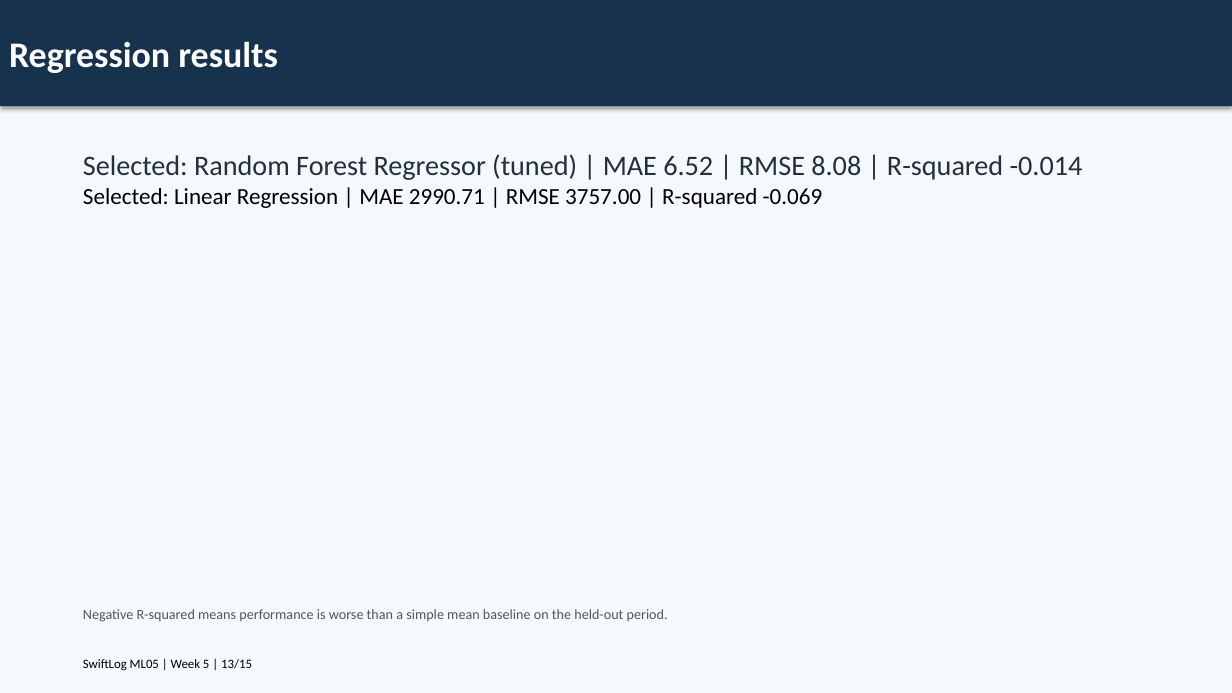
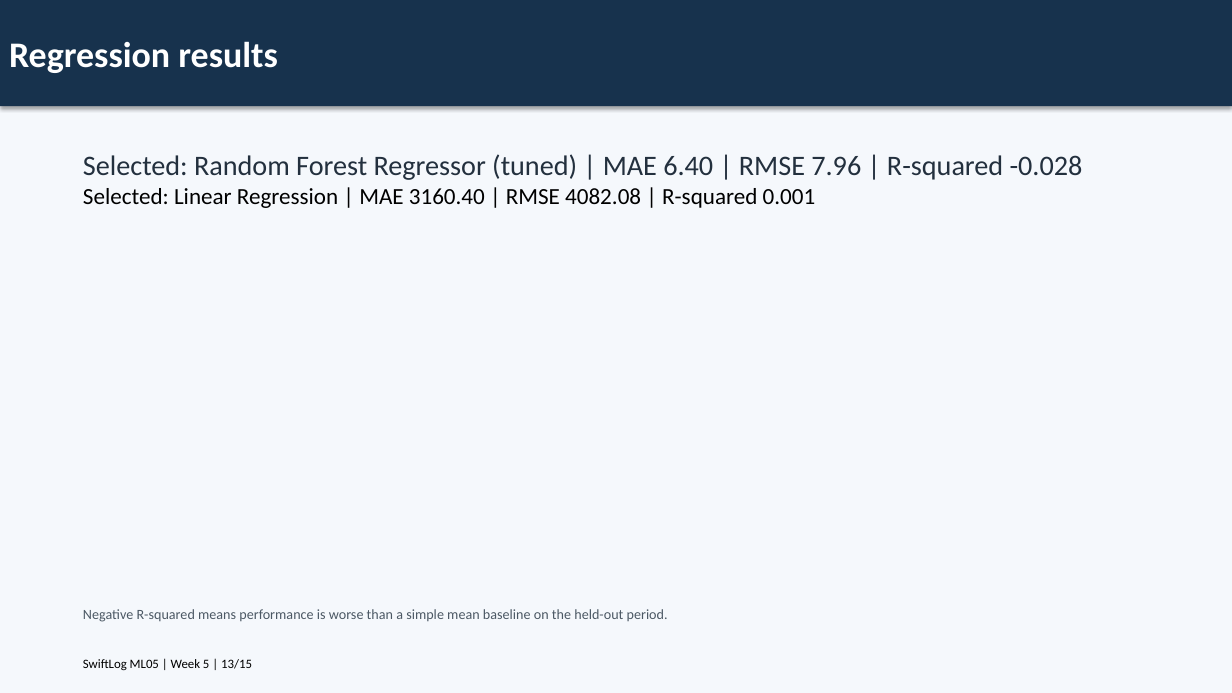
Before and after one commit to Charlez023/SwiftLog-ML-Engineering, a slide deck: slide 13 of Presentation/Executive_Presentation.pptx. Drawn at 1232x693 pixels with LibreOffice and Linux fonts; fonts in the diff are those of the drawing. Boxes give left, top, right and bottom in pixels: in the first picture for what was removed or moved away, otherwise in the second. Text is boxed around its words. In the diff, an @@ line names an element or a change of style, - is before the commit and + after.

```diff
--- a/Presentation/Executive_Presentation.pptx
+++ b/Presentation/Executive_Presentation.pptx
@@ text at box(83, 154, 1083, 208): text changed @@
-Selected: Random Forest Regressor (tuned) | MAE 6.52 | RMSE 8.08 | R-squared -0.014
-Selected: Linear Regression | MAE 2990.71 | RMSE 3757.00 | R-squared -0.069
+Selected: Random Forest Regressor (tuned) | MAE 6.40 | RMSE 7.96 | R-squared -0.028
+Selected: Linear Regression | MAE 3160.40 | RMSE 4082.08 | R-squared 0.001
```
Also in this commit, not shown: 2 other slides changed, 13 other files.
